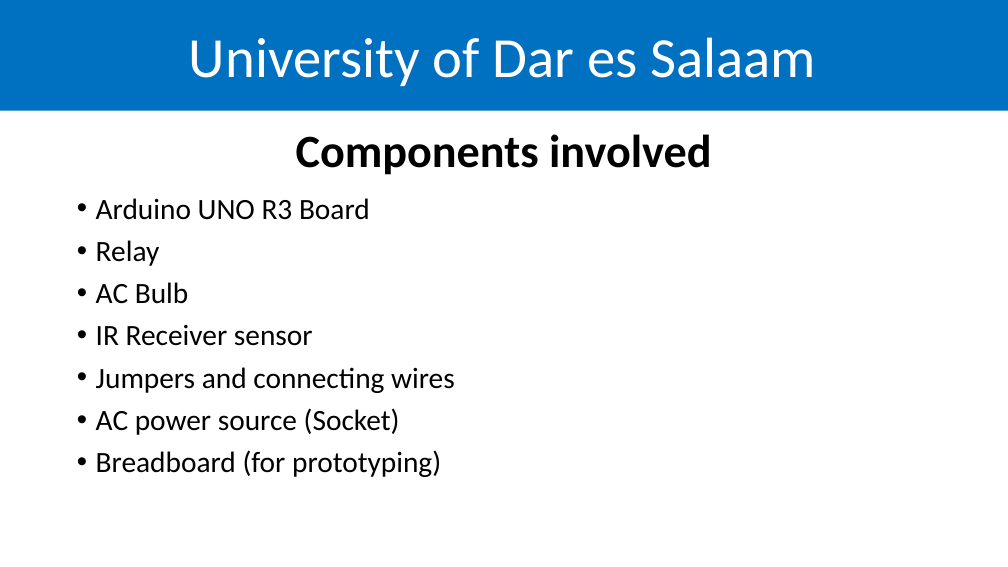
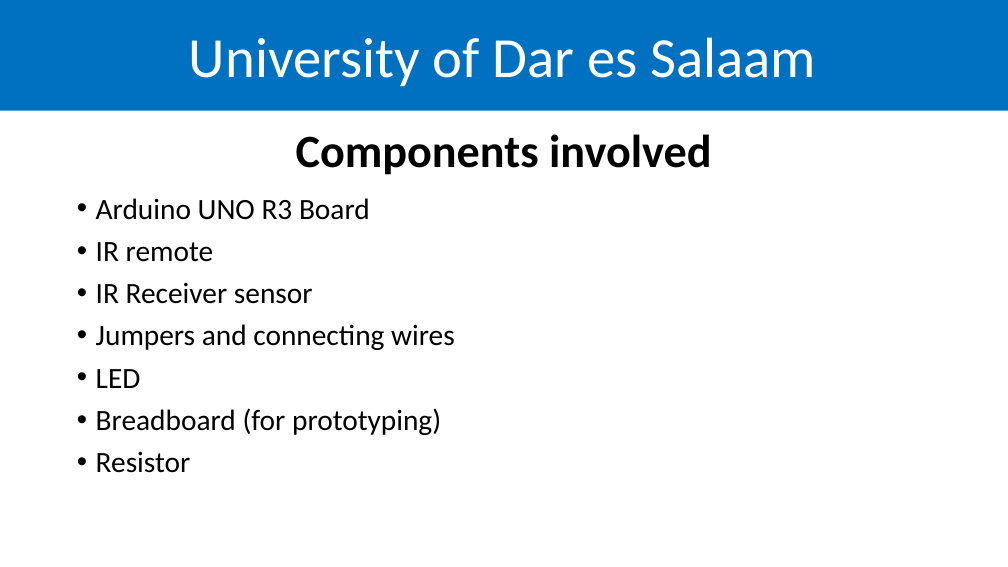
Before and after one commit to kelvkedyson/uissArduino, a slide deck: slide 3 of Practicals/Project 2/Lecture/ppt/Project 2.pptx (slide 2 before the commit). Drawn at 1008x567 pixels with LibreOffice and Linux fonts; fonts in the diff are those of the drawing; background and template pictures are left out. Boxes give left, top, right and bottom in pixels: in the first picture for what was removed or moved away, otherwise in the second. Text is boxed around its words. In the diff, an @@ line names an element or a change of style, - is before the commit and + after.

```diff
--- a/Practicals/Project 2/Lecture/ppt/Project 2.pptx
+++ b/Practicals/Project 2/Lecture/ppt/Project 2.pptx
@@ text at (96, 242, 214, 262): text changed @@
-• Relay
-• AC Bulb
+• IR remote
@@ text at (96, 369, 141, 388): text changed @@
-• AC power source (Socket)
+• LED
@@ text at (96, 451, 191, 473): paragraph added @@
+• Resistor
```
Also in this commit, not shown: 3 other slides changed, 5 slides added, 3 slides removed, 1 other file.
